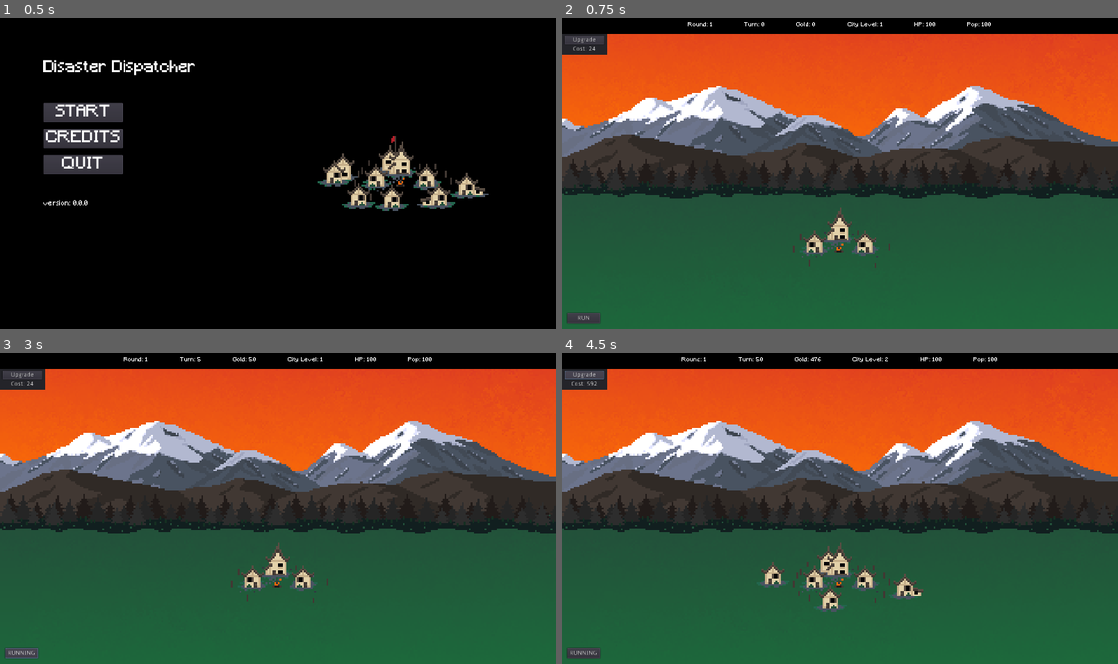
Above: before the commit, frames 1-4 (two rows, left to right).
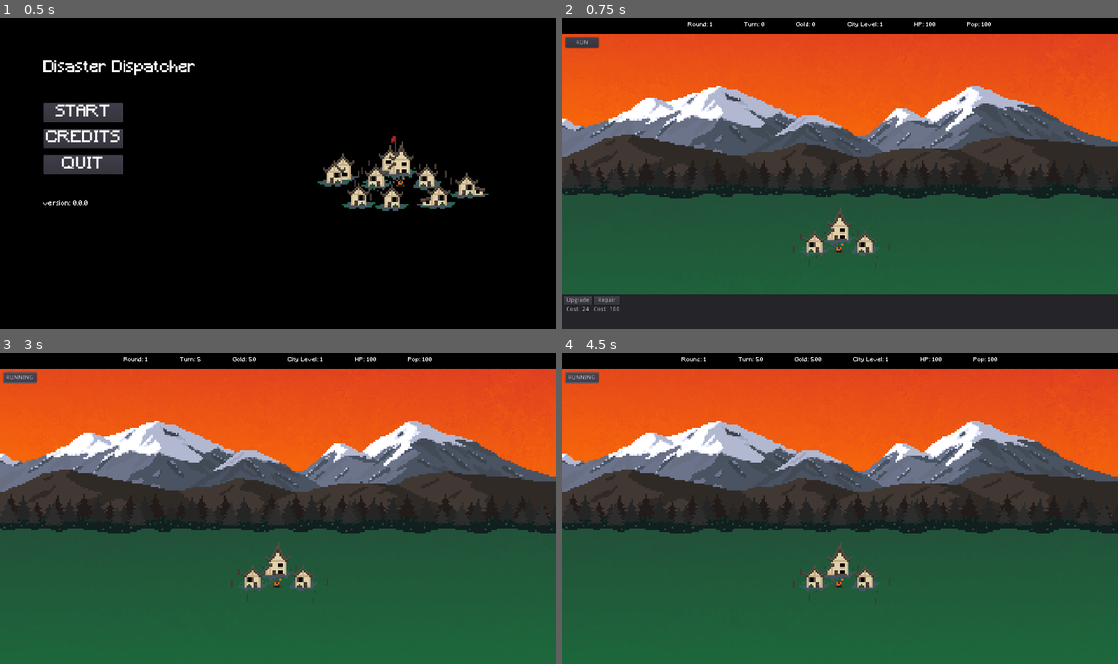
Above: after the commit, the same moments.

Repository: terrainbuilder52/Disaster_Dispatcher
Game: Godot game, scene res://scenes/TitleMenu.tscn
Two runs of this game, one before a commit and one after it. Both use one fixed random seed, a clock stepped at 60 frames per second and the inputs below.
Inputs (mouse positions are in pixels of both pictures, inside the frame that each line leads up to):
- Up to frame 1 (0.5 s): no input
- Up to frame 2 (0.75 s): click "START" at 0.5 s
- Up to frame 3 (3 s): click "Upgrade" at 1.25 s; click (44, 636) at 2 s, where only the run after the commit has a clickable "Repair"; click "RUN" at 2.75 s
- Up to frame 4 (4.5 s): click "RUNNING" at 3.5 s; click (584, 374) at 4.25 s, where only the run before the commit has a clickable "Upgrade"

Frame 1 is identical in both runs. In frame 2, 12% of the frame differs, in the area x 0-100%, y 5-100%; in frame 3, 0.7%; in frame 4, 1.6%.

Commit message:
Added Repair

Diff:
--- a/Disaster_Dispatcher/City.gd
+++ b/Disaster_Dispatcher/City.gd
@@ -33,9 +33,12 @@
 	main_scene.get_node("WorldUI/StatsLabels/VBoxContainer/HealthLabel").text = "HP: " + str(health)
 	main_scene.get_node("WorldUI/StatsLabels/VBoxContainer/PopulationLabel").text = "Pop: " + str(population)
 
-	#Hide menu when max upgrade
-	if city_level >= max_city_level:
-		$"../WorldUI/ActionMenu".hide()
+	# Clamp health
+	health = clamp(health, 0, max_health)
+
+	# Clamp Gold
+	if gold < 0:
+		gold = 0
 
 	#Calculate cost of city upgrade
 	city_upgrade_cost = int(pow(100, log(city_level * 2)))
@@ -71,3 +74,9 @@
 func _on_World_flood_disaster():
 	health -= 2
 	population -= 2
+
+
+func _on_RepairCityButton_pressed():
+	if gold >= 100:
+		health += 20
+		gold -= 100
--- a/Disaster_Dispatcher/Main_Scene.gd
+++ b/Disaster_Dispatcher/Main_Scene.gd
@@ -52,9 +52,8 @@
 		game_round += 1
 		disaster_list.clear()
 		disaster_generation(max_turn)
-
+# GENERATE DISASTER MAP
 func disaster_generation(round_length):
-	#Generate disaster map
 	for i in range(round_length):
 		disaster_list.append(disasters_list[0])
 
@@ -62,7 +61,7 @@
 		disaster_list[int(rand_range(0, round_length))] = (disasters_list[int(rand_range(0, min(game_round, disasters_list.size())))])
 
 	print(disaster_list)
-
+#VISUALIZE DISASTERS AND SENDING SIGNALS TO CHECK IF THE DISASTER IS A LIVE OR DEAD
 func disaster_logic(turn):
 	emit_signal("disaster_died")
 
@@ -78,8 +77,6 @@
 		$FloodDisaster.show()
 		time_passed = 30
 
-
-
 # SIGNAL FUNCTIONS
 func _on_City_has_died():
 	get_tree().change_scene("res://scenes/EndScreen.tscn")
--- a/Disaster_Dispatcher/WorldUI.gd
+++ b/Disaster_Dispatcher/WorldUI.gd
@@ -6,14 +6,28 @@
 
 # Called every frame. 'delta' is the elapsed time since the previous frame.
 func _process(delta):
+	# MENU
+	var world = get_parent()
+	var start_game = world.get("start_game")
+
+	if start_game == true:
+		$ActionMenu/Panel.hide()
+	else:
+		$ActionMenu/Panel.show()
+
+	# CITY
 	var city_scene = get_parent().get_node("City")
 	var upgrade_cost = city_scene.get("city_upgrade_cost")
 	var city_level = city_scene.get("city_level")
 	var max_city_level = city_scene.get("max_city_level")
+	var city_health = city_scene.get("health")
+	var city_max_health = city_scene.get("max_health")
+
+
 	if city_level == max_city_level:
-		$ActionMenu/VSplitContainer/VBoxContainer/UpgradeCityButton.text = "MAXED"
+		$ActionMenu/Panel/HBoxContainer/UpgradeContainer/UpgradeCityButton.text = "MAXED"
 
 	if city_level != max_city_level:
-		$ActionMenu/VSplitContainer/VBoxContainer/CostLabel.text = "Cost: " + str(upgrade_cost)
+		$ActionMenu/Panel/HBoxContainer/UpgradeContainer/CostLabel.text = "Cost: " + str(upgrade_cost)
 	else:
-		$ActionMenu/VSplitContainer/VBoxContainer/CostLabel.text = "MAXED"
+		$ActionMenu/Panel/HBoxContainer/UpgradeContainer/CostLabel.text = "MAXED"
--- a/Disaster_Dispatcher/scenes/ActionMenu.tscn
+++ /dev/null
@@ -1,35 +0,0 @@
-[gd_scene format=2]
-
-[node name="ActionMenu" type="Panel"]
-margin_right = 104.0
-margin_bottom = 48.0
-rect_min_size = Vector2( 100, 40 )
-__meta__ = {
-"_edit_group_": true,
-"_edit_use_anchors_": false
-}
-
-[node name="VSplitContainer" type="VBoxContainer" parent="."]
-margin_left = 6.0
-margin_top = 4.0
-margin_right = 97.0
-margin_bottom = 40.0
-__meta__ = {
-"_edit_use_anchors_": false
-}
-
-[node name="VBoxContainer" type="VBoxContainer" parent="VSplitContainer"]
-margin_right = 91.0
-margin_bottom = 38.0
-
-[node name="UpgradeCityButton" type="Button" parent="VSplitContainer/VBoxContainer"]
-margin_right = 91.0
-margin_bottom = 20.0
-text = "Upgrade"
-
-[node name="CostLabel" type="Label" parent="VSplitContainer/VBoxContainer"]
-margin_top = 24.0
-margin_right = 91.0
-margin_bottom = 38.0
-text = "Cost: 100"
-align = 1
--- a/Disaster_Dispatcher/scenes/FireDisaster.tscn
+++ /dev/null
@@ -1,28 +0,0 @@
-[gd_scene load_steps=8 format=2]
-
-[ext_resource path="res://scenes/Disaster.tscn" type="PackedScene" id=1]
-[ext_resource path="res://assets/disasters/fire4.png" type="Texture" id=2]
-[ext_resource path="res://assets/disasters/fire3.png" type="Texture" id=3]
-[ext_resource path="res://assets/disasters/fire2.png" type="Texture" id=4]
-[ext_resource path="res://assets/disasters/fire1.png" type="Texture" id=5]
-
-[sub_resource type="SpriteFrames" id=1]
-animations = [ {
-"frames": [ ExtResource( 5 ), ExtResource( 4 ), ExtResource( 3 ), ExtResource( 2 ) ],
-"loop": true,
-"name": "default",
-"speed": 10.0
-} ]
-
-[sub_resource type="RectangleShape2D" id=2]
-extents = Vector2( 56, 40 )
-
-[node name="FireDisaster" instance=ExtResource( 1 )]
-
-[node name="AnimatedSprite" parent="Area2D" index="0"]
-frames = SubResource( 1 )
-frame = 2
-
-[node name="CollisionShape2D" parent="Area2D" index="1"]
-position = Vector2( -8, 56 )
-shape = SubResource( 2 )
--- /dev/null
+++ b/Disaster_Dispatcher/scenes/GUI/ActionMenu.tscn
@@ -0,0 +1,63 @@
+[gd_scene format=2]
+
+[node name="ActionMenu" type="MarginContainer"]
+anchor_right = 1.0
+anchor_bottom = 1.0
+rect_min_size = Vector2( 100, 40 )
+custom_constants/margin_top = 600
+__meta__ = {
+"_edit_use_anchors_": false
+}
+
+[node name="Panel" type="Panel" parent="."]
+margin_top = 600.0
+margin_right = 1280.0
+margin_bottom = 720.0
+
+[node name="HBoxContainer" type="HBoxContainer" parent="Panel"]
+margin_left = 4.0
+margin_top = 4.0
+margin_right = 40.0
+margin_bottom = 40.0
+__meta__ = {
+"_edit_use_anchors_": false
+}
+
+[node name="UpgradeContainer" type="VBoxContainer" parent="Panel/HBoxContainer"]
+margin_right = 65.0
+margin_bottom = 38.0
+
+[node name="UpgradeCityButton" type="Button" parent="Panel/HBoxContainer/UpgradeContainer"]
+margin_right = 65.0
+margin_bottom = 20.0
+text = "Upgrade"
+
+[node name="CostLabel" type="Label" parent="Panel/HBoxContainer/UpgradeContainer"]
+margin_top = 24.0
+margin_right = 65.0
+margin_bottom = 38.0
+text = "Cost: 100"
+align = 1
+__meta__ = {
+"_edit_use_anchors_": false
+}
+
+[node name="RepairContainer" type="VBoxContainer" parent="Panel/HBoxContainer"]
+margin_left = 69.0
+margin_right = 129.0
+margin_bottom = 38.0
+
+[node name="RepairCityButton" type="Button" parent="Panel/HBoxContainer/RepairContainer"]
+margin_right = 60.0
+margin_bottom = 20.0
+text = "Repair"
+
+[node name="CostLabel" type="Label" parent="Panel/HBoxContainer/RepairContainer"]
+margin_top = 24.0
+margin_right = 60.0
+margin_bottom = 38.0
+text = "Cost: 100"
+align = 1
+__meta__ = {
+"_edit_use_anchors_": false
+}
--- a/Disaster_Dispatcher/scenes/GUI.tscn
+++ b/Disaster_Dispatcher/scenes/GUI/GUI.tscn
@@ -1,9 +1,9 @@
 [gd_scene load_steps=5 format=2]
 
 [ext_resource path="res://WorldUI.gd" type="Script" id=2]
-[ext_resource path="res://scenes/ActionMenu.tscn" type="PackedScene" id=3]
-[ext_resource path="res://scenes/StatsLabels.tscn" type="PackedScene" id=4]
-[ext_resource path="res://scenes/StartGameButton.tscn" type="PackedScene" id=5]
+[ext_resource path="res://scenes/GUI/ActionMenu.tscn" type="PackedScene" id=3]
+[ext_resource path="res://scenes/GUI/StatsLabels.tscn" type="PackedScene" id=4]
+[ext_resource path="res://scenes/GUI/StartGameButton.tscn" type="PackedScene" id=5]
 
 [node name="WorldUI" type="Control"]
 anchor_right = 1.0
@@ -20,3 +20,7 @@
 [node name="StatsLabels" parent="." instance=ExtResource( 4 )]
 
 [node name="StartGameButton" parent="." instance=ExtResource( 5 )]
+margin_left = 8.0
+margin_top = 48.0
+margin_right = 84.0
+margin_bottom = 72.0
--- a/Disaster_Dispatcher/scenes/Main_Scene.tscn
+++ b/Disaster_Dispatcher/scenes/Main_Scene.tscn
@@ -1,18 +1,21 @@
 [gd_scene load_steps=9 format=2]
 
-[ext_resource path="res://scenes/GUI.tscn" type="PackedScene" id=1]
+[ext_resource path="res://scenes/GUI/GUI.tscn" type="PackedScene" id=1]
 [ext_resource path="res://scenes/WorldBackground.tscn" type="PackedScene" id=2]
 [ext_resource path="res://scenes/City.tscn" type="PackedScene" id=3]
 [ext_resource path="res://Main_Scene.gd" type="Script" id=4]
-[ext_resource path="res://scenes/FireDisaster.tscn" type="PackedScene" id=5]
-[ext_resource path="res://scenes/FireDisaster.gd" type="Script" id=6]
-[ext_resource path="res://scenes/FloodDisaster.tscn" type="PackedScene" id=7]
-[ext_resource path="res://scenes/FloodDisaster.gd" type="Script" id=8]
+[ext_resource path="res://scenes/disasters/FireDisaster.tscn" type="PackedScene" id=5]
+[ext_resource path="res://scenes/disasters/FireDisaster.gd" type="Script" id=6]
+[ext_resource path="res://scenes/disasters/FloodDisaster.tscn" type="PackedScene" id=7]
+[ext_resource path="res://scenes/disasters/FloodDisaster.gd" type="Script" id=8]
 
 [node name="World" type="Node"]
 script = ExtResource( 4 )
 
 [node name="WorldUI" parent="." instance=ExtResource( 1 )]
+
+[node name="Panel" parent="WorldUI/ActionMenu" index="0"]
+margin_bottom = 768.0
 
 [node name="WorldBackground" parent="." instance=ExtResource( 2 )]
 position = Vector2( 1.39856, -0.245293 )
@@ -21,18 +24,19 @@
 position = Vector2( 640, 512 )
 
 [node name="FireDisaster" parent="." instance=ExtResource( 5 )]
-position = Vector2( 648, 472 )
+position = Vector2( 648, 528 )
 script = ExtResource( 6 )
 
 [node name="FloodDisaster" parent="." instance=ExtResource( 7 )]
 position = Vector2( 632, 384 )
 script = ExtResource( 8 )
+[connection signal="disaster_died" from="." to="FloodDisaster" method="_on_World_disaster_died"]
 [connection signal="disaster_died" from="." to="FireDisaster" method="_on_World_disaster_died"]
-[connection signal="disaster_died" from="." to="FloodDisaster" method="_on_World_disaster_died"]
 [connection signal="fire_disaster" from="." to="City" method="_on_World_fire_disaster"]
 [connection signal="flood_disaster" from="." to="City" method="_on_World_flood_disaster"]
 [connection signal="turn_passed" from="." to="City" method="_on_World_turn_passed"]
-[connection signal="pressed" from="WorldUI/ActionMenu/VSplitContainer/VBoxContainer/UpgradeCityButton" to="City" method="_on_UpgradeCityButton_pressed"]
+[connection signal="pressed" from="WorldUI/ActionMenu/Panel/HBoxContainer/UpgradeContainer/UpgradeCityButton" to="City" method="_on_UpgradeCityButton_pressed"]
+[connection signal="pressed" from="WorldUI/ActionMenu/Panel/HBoxContainer/RepairContainer/RepairCityButton" to="City" method="_on_RepairCityButton_pressed"]
 [connection signal="pressed" from="WorldUI/StartGameButton" to="." method="_on_StartGameButton_pressed"]
 [connection signal="has_died" from="City" to="." method="_on_City_has_died"]
 
--- a/Disaster_Dispatcher/scenes/Disaster.tscn
+++ b/Disaster_Dispatcher/scenes/disasters/Disaster.tscn
@@ -1,13 +1,13 @@
 [gd_scene load_steps=7 format=2]
 
-[ext_resource path="res://assets/disasters/fire1.png" type="Texture" id=1]
-[ext_resource path="res://assets/disasters/fire3.png" type="Texture" id=2]
-[ext_resource path="res://assets/disasters/fire2.png" type="Texture" id=3]
-[ext_resource path="res://assets/disasters/fire4.png" type="Texture" id=4]
+[ext_resource path="res://assets/disasters/fire2.png" type="Texture" id=1]
+[ext_resource path="res://assets/disasters/fire4.png" type="Texture" id=2]
+[ext_resource path="res://assets/disasters/fire1.png" type="Texture" id=3]
+[ext_resource path="res://assets/disasters/fire3.png" type="Texture" id=4]
 
 [sub_resource type="SpriteFrames" id=1]
 animations = [ {
-"frames": [ ExtResource( 1 ), ExtResource( 3 ), ExtResource( 2 ), ExtResource( 4 ) ],
+"frames": [ ExtResource( 3 ), ExtResource( 1 ), ExtResource( 4 ), ExtResource( 2 ) ],
 "loop": true,
 "name": "default",
 "speed": 10.0
@@ -26,6 +26,7 @@
 
 [node name="AnimatedSprite" type="AnimatedSprite" parent="Area2D"]
 frames = SubResource( 1 )
+frame = 3
 playing = true
 
 [node name="CollisionShape2D" type="CollisionShape2D" parent="Area2D"]
--- /dev/null
+++ b/Disaster_Dispatcher/scenes/disasters/FireDisaster.tscn
@@ -0,0 +1,64 @@
+[gd_scene load_steps=7 format=2]
+
+[ext_resource path="res://assets/disasters/fire4.png" type="Texture" id=2]
+[ext_resource path="res://assets/disasters/fire3.png" type="Texture" id=3]
+[ext_resource path="res://assets/disasters/fire2.png" type="Texture" id=4]
+[ext_resource path="res://assets/disasters/fire1.png" type="Texture" id=5]
+
+[sub_resource type="SpriteFrames" id=1]
+animations = [ {
+"frames": [ ExtResource( 5 ), ExtResource( 4 ), ExtResource( 3 ), ExtResource( 2 ) ],
+"loop": true,
+"name": "default",
+"speed": 10.0
+} ]
+
+[sub_resource type="RectangleShape2D" id=2]
+extents = Vector2( 56, 40 )
+
+[node name="FireDisaster" type="Node2D"]
+position = Vector2( 624, 504 )
+
+[node name="Area2D" type="Area2D" parent="."]
+__meta__ = {
+"_edit_group_": true
+}
+
+[node name="AnimatedSprite" type="AnimatedSprite" parent="Area2D"]
+frames = SubResource( 1 )
+frame = 2
+playing = true
+
+[node name="CollisionShape2D" type="CollisionShape2D" parent="Area2D"]
+position = Vector2( -8, 56 )
+shape = SubResource( 2 )
+
+[node name="Area2D2" type="Area2D" parent="."]
+position = Vector2( -152, -72 )
+__meta__ = {
+"_edit_group_": true
+}
+
+[node name="AnimatedSprite" type="AnimatedSprite" parent="Area2D2"]
+frames = SubResource( 1 )
+frame = 2
+playing = true
+
+[node name="CollisionShape2D" type="CollisionShape2D" parent="Area2D2"]
+position = Vector2( -8, 56 )
+shape = SubResource( 2 )
+
+[node name="Area2D3" type="Area2D" parent="."]
+position = Vector2( 104, -8 )
+__meta__ = {
+"_edit_group_": true
+}
+
+[node name="AnimatedSprite" type="AnimatedSprite" parent="Area2D3"]
+frames = SubResource( 1 )
+frame = 1
+playing = true
+
+[node name="CollisionShape2D" type="CollisionShape2D" parent="Area2D3"]
+position = Vector2( -8, 56 )
+shape = SubResource( 2 )
--- a/Disaster_Dispatcher/scenes/FloodDisaster.tscn
+++ b/Disaster_Dispatcher/scenes/disasters/FloodDisaster.tscn
@@ -1,6 +1,5 @@
-[gd_scene load_steps=5 format=2]
+[gd_scene load_steps=4 format=2]
 
-[ext_resource path="res://scenes/Disaster.tscn" type="PackedScene" id=1]
 [ext_resource path="res://assets/disasters/flood.png" type="Texture" id=2]
 
 [sub_resource type="SpriteFrames" id=1]
@@ -14,10 +13,17 @@
 [sub_resource type="RectangleShape2D" id=2]
 extents = Vector2( 32, 32 )
 
-[node name="FloodDisaster" instance=ExtResource( 1 )]
+[node name="FloodDisaster" type="Node2D"]
+position = Vector2( 624, 504 )
 
-[node name="AnimatedSprite" parent="Area2D" index="0"]
+[node name="Area2D" type="Area2D" parent="."]
+__meta__ = {
+"_edit_group_": true
+}
+
+[node name="AnimatedSprite" type="AnimatedSprite" parent="Area2D"]
 frames = SubResource( 1 )
+playing = true
 
-[node name="CollisionShape2D" parent="Area2D" index="1"]
+[node name="CollisionShape2D" type="CollisionShape2D" parent="Area2D"]
 shape = SubResource( 2 )
Renamed: Disaster_Dispatcher/scenes/StartGameButton.tscn -> Disaster_Dispatcher/scenes/GUI/StartGameButton.tscn
Renamed: Disaster_Dispatcher/scenes/StatsLabels.tscn -> Disaster_Dispatcher/scenes/GUI/StatsLabels.tscn
Renamed: Disaster_Dispatcher/scenes/FireDisaster.gd -> Disaster_Dispatcher/scenes/disasters/FireDisaster.gd
Renamed: Disaster_Dispatcher/scenes/FloodDisaster.gd -> Disaster_Dispatcher/scenes/disasters/FloodDisaster.gd
